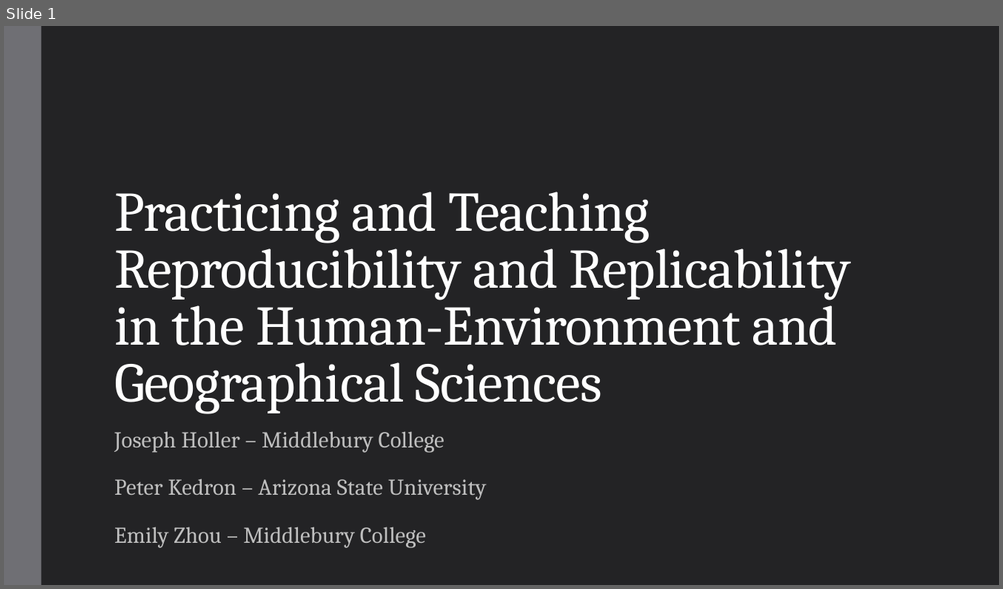
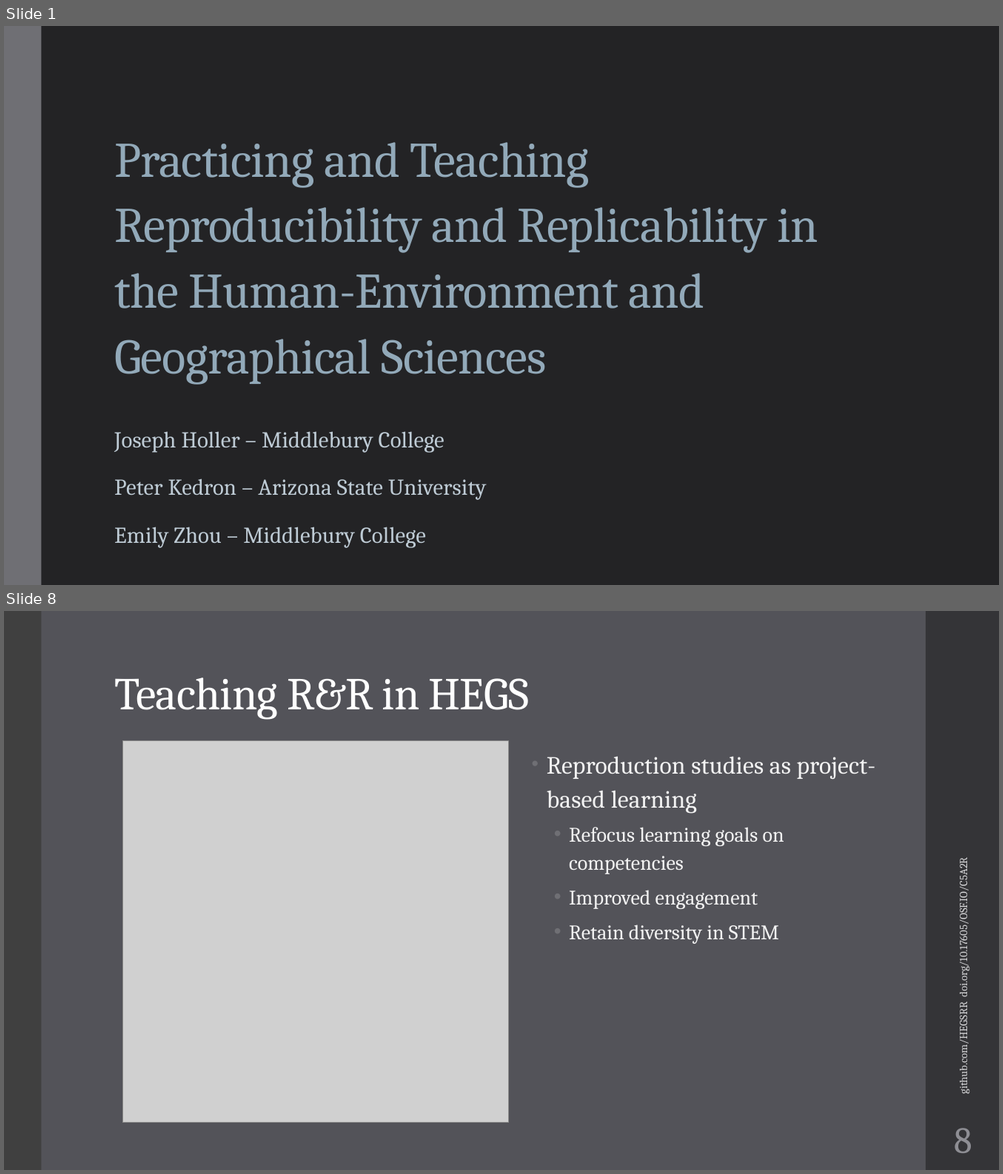
Before and after one commit to HEGSRR/UCGIS-Workshop, a slide deck: 01_Introduction.pptx. Shown one above the other, each under a label of ours: slide 1 before the commit, slides 1 and 8 after it; the slides between them are not shown. The pictures are 1003x589 and 1003x1174 pixels, drawn with LibreOffice and Linux fonts; fonts in the diff are those of the drawing; grey boxes stand for pictures. Boxes give left, top, right and bottom in pixels: in the first picture for what was removed or moved away, otherwise in the second. Text is boxed around its words. In the diff, an @@ line names an element or a change of style, - is before the commit and + after.

```diff
--- a/01_Introduction.pptx
+++ b/01_Introduction.pptx
@@ slide 8 added at [4, 611, 999, 1170], background #535359 @@
@@ rectangle added at [4, 611, 41, 1170], fill #404040 @@
@@ rectangle added at [925, 611, 999, 1170], fill #353537 @@
@@ title added at [114, 678, 529, 720], 44 pt, text #FFFFFF @@
+Teaching R&R in HEGS
@@ picture added at [122, 741, 509, 1123] @@
@@ text added at [546, 756, 876, 944], 20 pt, text #F2F2F2 @@
+• Reproduction studies as project-based learning
+  • Refocus learning goals on competencies
+  • Improved engagement
+  • Retain diversity in STEM
@@ text added at [956, 871, 970, 1092], 10.5 pt, text #D9D9DB @@
+github.com/HEGSRR doi.org/10.17605/OSF.IO/C5A2R
@@ page number added at [953, 1128, 971, 1153], 36 pt, text #8E8E94 @@
+8
@@ slide 1 changed as well @@
@@ title "Practicing and Teaching Reproducibility and ..." at [114, 142, 817, 385]: size 54 to 48 pt, text colour #FFFFFF to #92A9B9; line spacing 0.85 to 1.1; vertical alignment bottom to middle @@
@@ subtitle "Joseph Holler – Middlebury College" at [114, 432, 486, 548]: text colour #BFBFBF to #BECBD5 @@
```
Also in this commit, not shown: 8 other slides added, 1 slide removed, 2 other files.
